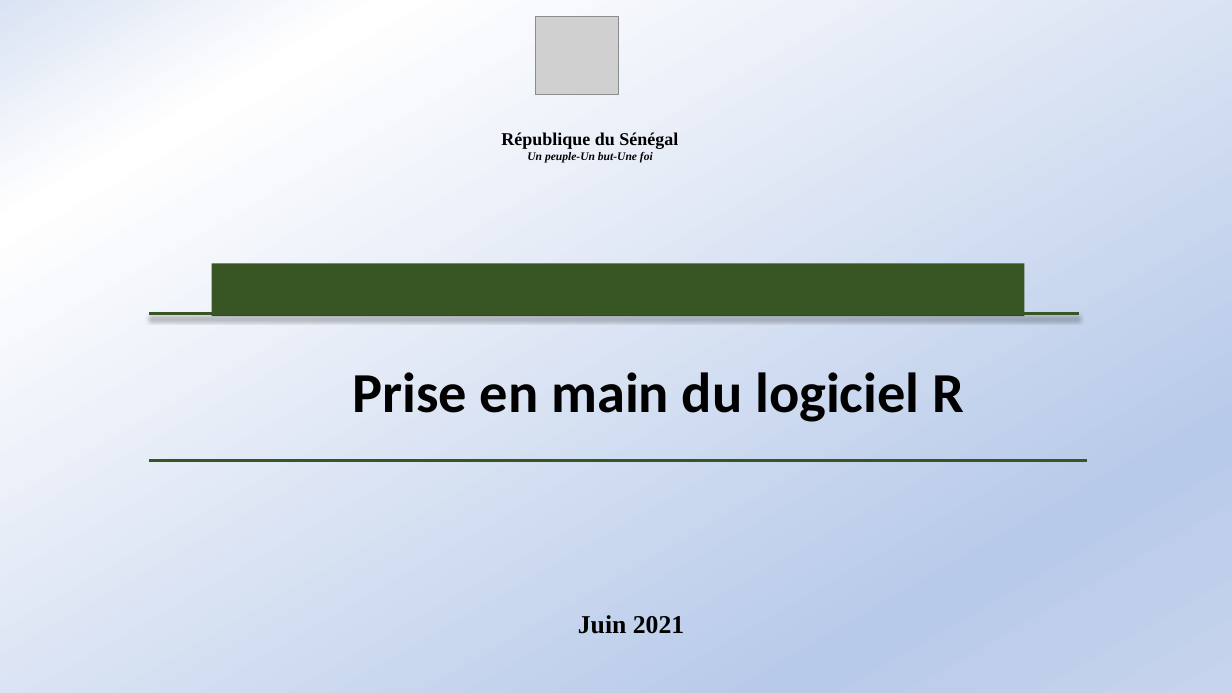
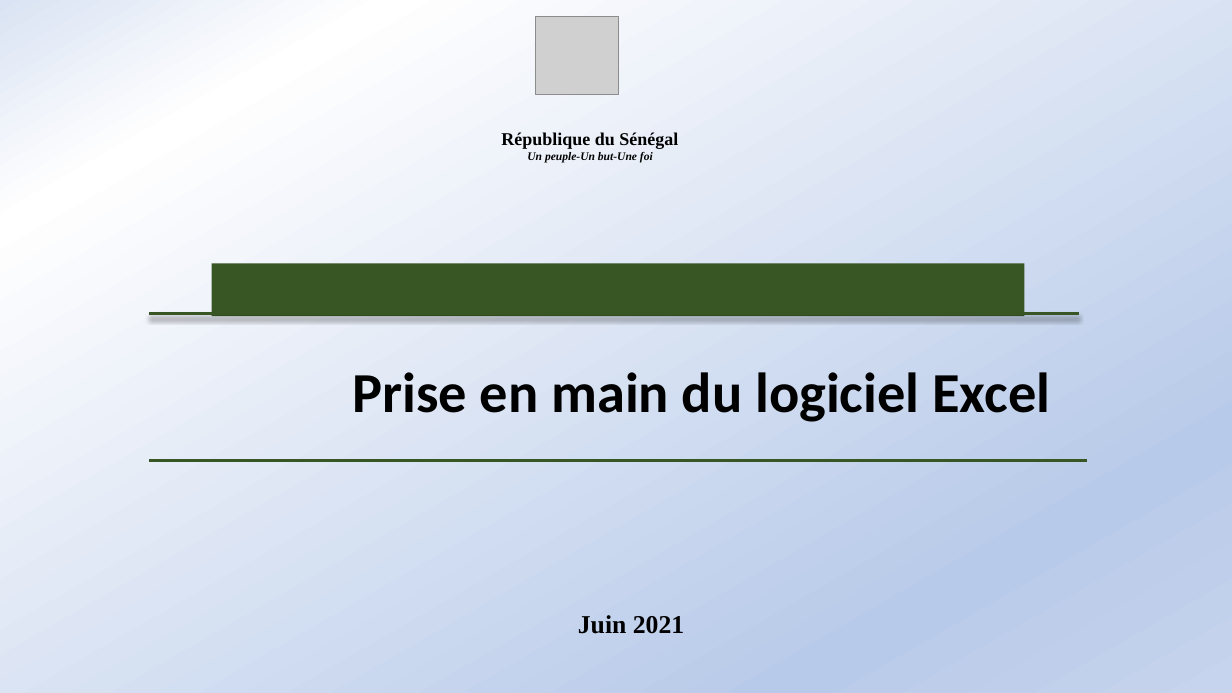
Before and after one commit to Abson-dev/Formation-Excel-IFDC, a slide deck: slide 1 of Cours/IFDC_0.pptx. Drawn at 1232x693 pixels with LibreOffice and Linux fonts; fonts in the diff are those of the drawing; grey boxes stand for pictures. Boxes give left, top, right and bottom in pixels: in the first picture for what was removed or moved away, otherwise in the second. Text is boxed around its words. In the diff, an @@ line names an element or a change of style, - is before the commit and + after.

```diff
--- a/Cours/IFDC_0.pptx
+++ b/Cours/IFDC_0.pptx
@@ text at (352, 372, 1050, 422): text changed @@
-Prise en main du logiciel R
+Prise en main du logiciel Excel
```
Also in this commit, not shown: 2 other slides changed, 8 other files.
